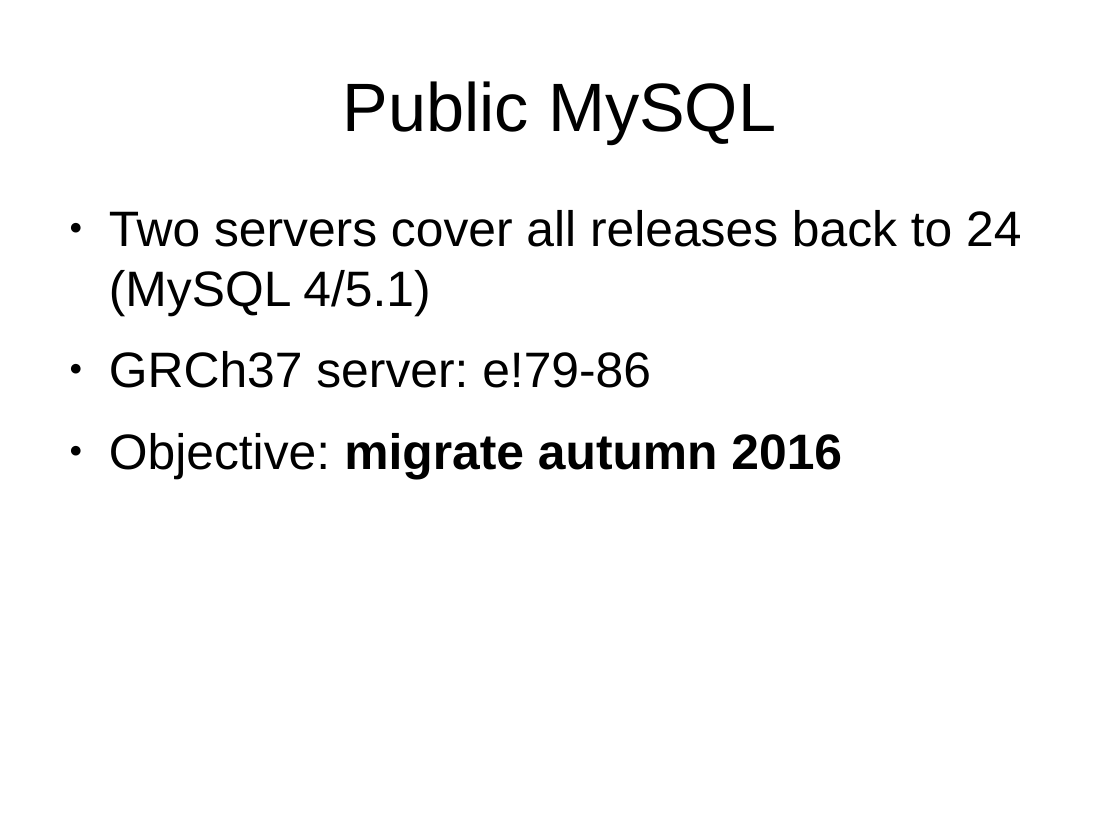
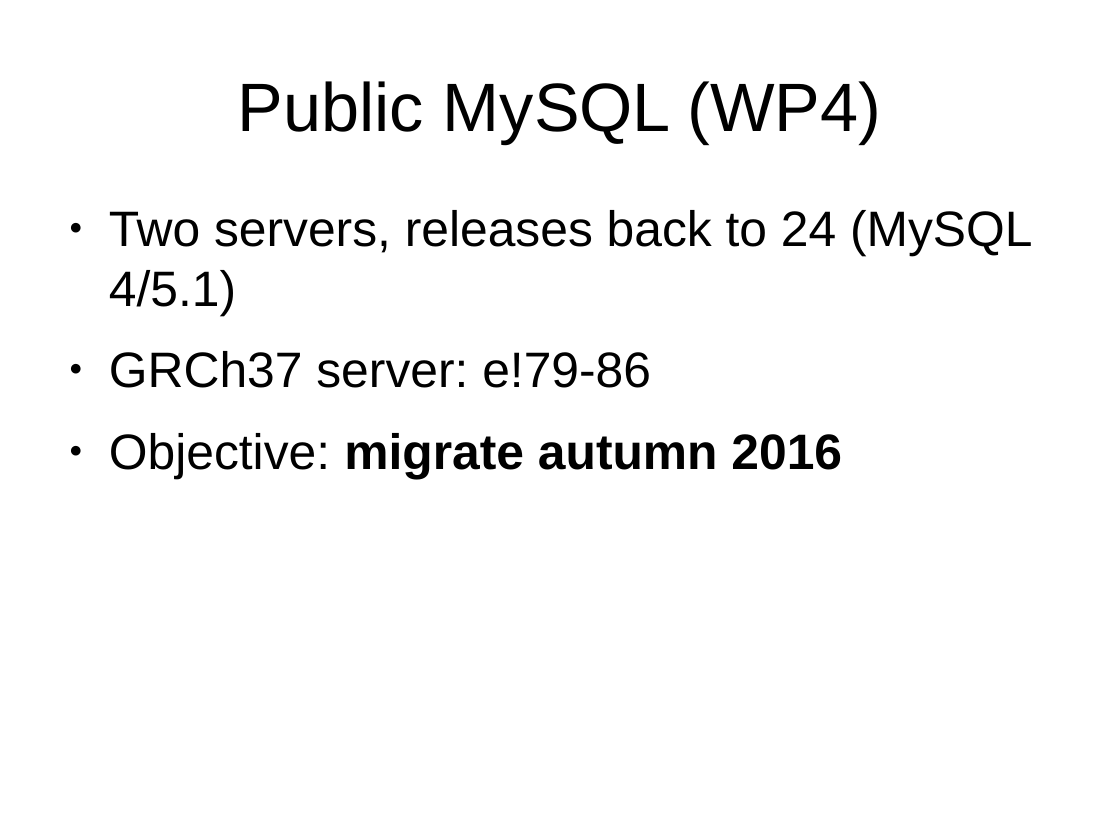
Before and after one commit to avullo/ensembl-migration-pm, a slide deck: slide 24 of data-review-10-16/talk.odp. Drawn at 1120x840 pixels with LibreOffice and Linux fonts; fonts in the diff are those of the drawing; background and template pictures are left out. Boxes give left, top, right and bottom in pixels: in the first picture for what was removed or moved away, otherwise in the second. Text is boxed around its words. In the diff, an @@ line names an element or a change of style, - is before the commit and + after.

```diff
--- a/data-review-10-16/talk.odp
+++ b/data-review-10-16/talk.odp
@@ title at [238, 81, 881, 143]: text changed @@
-Public MySQL
+Public MySQL (WP4)
@@ text at [109, 210, 1033, 316]: text changed @@
-● Two servers cover all releases back to 24 (MySQL 4/5.1)
+● Two servers, releases back to 24 (MySQL 4/5.1)
```
Also in this commit, not shown: 12 other slides changed.
